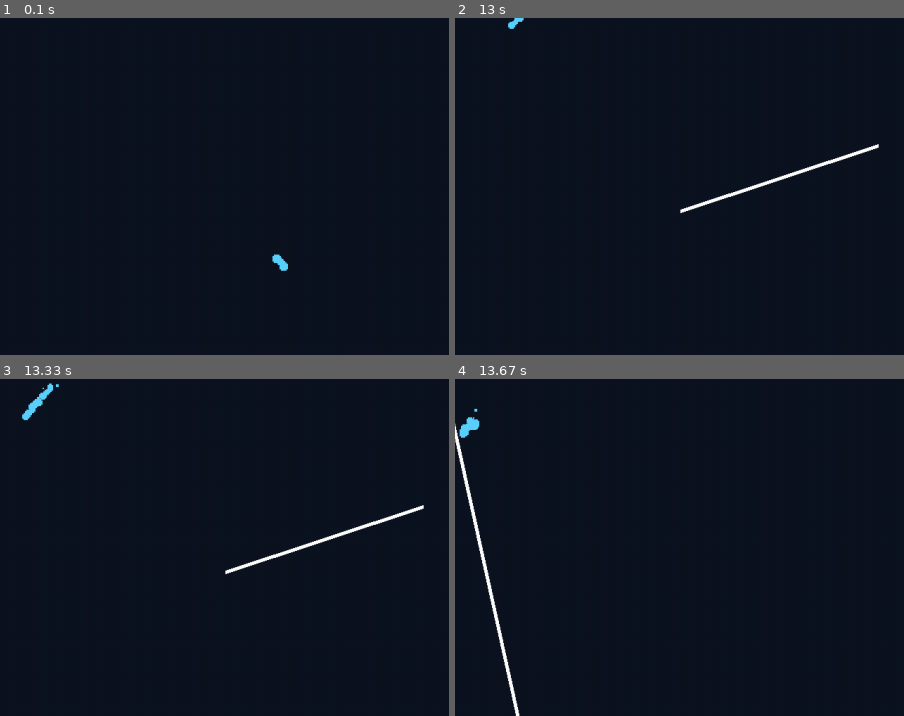
Above: before the commit, frames 1-4 (two rows, left to right).
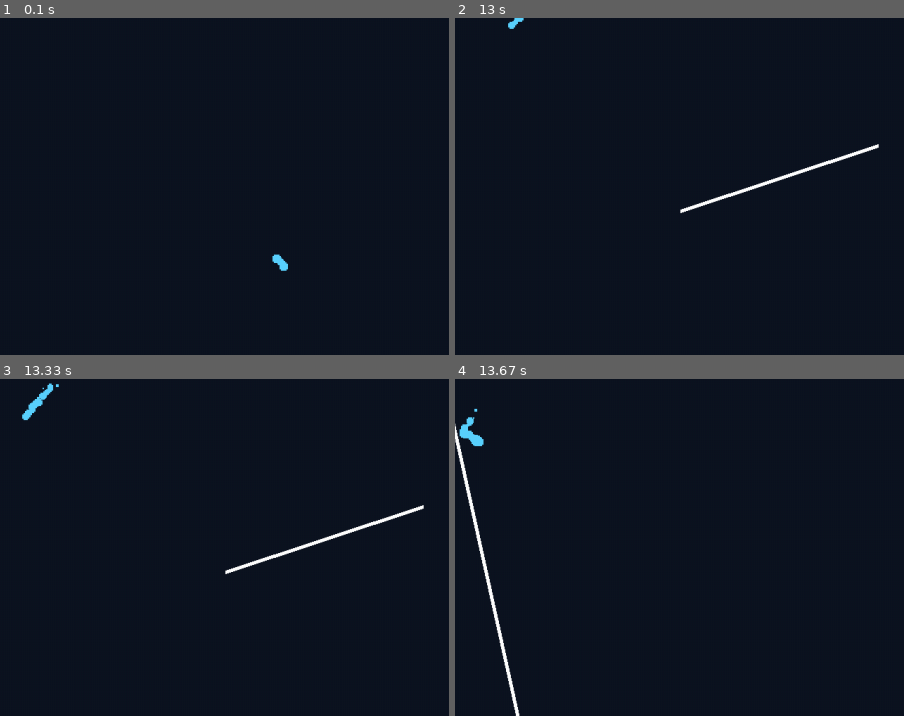
Above: after the commit, the same moments.

Repository: 400cs/CSproject-pygame
Game: pygame game, started from redirection.py
Same seed, same stepped clock (60 frames per second), same inputs: the game is played once before the commit and once after it.
Inputs (mouse positions are % of the whole screen's width and height, from its top left):
- Up to frame 1 (0.1 s): no input
- Up to frame 2 (13 s): click (50, 50) at 0.38 s; click (54, 62) at 0.72 s; click (16, 74) at 1.05 s; click (16, 81) at 1.38 s; click (22, 36) at 1.72 s; click (42, 44) at 2.05 s; click (86, 62) at 2.38 s; click (39, 51) at 2.72 s; click (29, 44) at 3.05 s; click (15, 33) at 3.38 s; click (48, 85) at 3.72 s; click (69, 81) at 4.05 s; click (15, 59) at 4.38 s; click (75, 60) at 4.72 s; click (80, 24) at 5.05 s; click (65, 28) at 5.38 s; click (44, 30) at 5.72 s; click (70, 44) at 6.05 s; click (68, 55) at 6.38 s; click (53, 72) at 6.72 s; click (53, 59) at 7.05 s; click (36, 64) at 7.38 s; click (83, 40) at 7.72 s; click (30, 37) at 8.05 s; click (29, 82) at 8.38 s; click (31, 47) at 8.72 s; click (63, 62) at 9.05 s; click (50, 39) at 9.38 s; click (73, 34) at 9.72 s; click (21, 61) at 10.05 s; click (43, 41) at 10.38 s; click (86, 52) at 10.72 s; click (35, 22) at 11.05 s; click (13, 25) at 11.38 s; click (77, 58) at 11.72 s; click (73, 50) at 12.05 s; click (66, 33) at 12.38 s; click (44, 43) at 12.72 s
- Up to frame 3 (13.33 s): click (18, 16) at 13.05 s
- Up to frame 4 (13.67 s): click (29, 82) at 13.38 s
The pictures show only the part of the screen within x 19-69%, y 14-64%; the shares and areas given below are measured in that part.

Frames 1-3 are identical in both runs. In frame 4, 0.2% of the frame differs, in the area x 1-7%, y 11-21%.

Commit message:
collision trajectory

Diff:
--- /dev/null
+++ b/data/collision.py
@@ -0,0 +1,44 @@
+import numpy as np
+
+def point_line_distance(point, start, end):
+    point = np.array(point)
+    start = np.array(start)
+    end = np.array(end)
+
+    # Vector from start to point and start to end
+    line_vec = end - start
+    point_vec = point - start
+
+    # Calculate the projection scalar of point_vec onto line_vec
+    line_len = np.linalg.norm(line_vec)
+    line_unitvec = line_vec / line_len
+    proj_length = np.dot(point_vec, line_unitvec)
+
+    # Check if the projection length is within the line segment
+    if proj_length < 0:
+        # Before start point
+        closest_point = start
+    elif proj_length > line_len:
+        # After end point
+        closest_point = end
+    else:
+        # Projection point on the line
+        closest_point = start + proj_length * line_unitvec
+
+    # Distance from the point to the closest point on the line segment
+    return np.linalg.norm(point - closest_point)
+
+def calculate_normal(start, end):
+    """Calculate a normal vector to the line defined by start and end points."""
+    line_vec = np.array(end) - np.array(start)
+    normal_vec = np.array([-line_vec[1], line_vec[0]])
+    norm = np.linalg.norm(normal_vec)
+    if norm == 0:
+        return normal_vec  # Avoid division by zero
+    return normal_vec / norm
+
+def reflect(velocity, normal):
+    """Reflect a velocity vector off a normal vector."""
+    velocity = np.array(velocity)
+    normal = np.array(normal)
+    return velocity - 2 * np.dot(velocity, normal) * normal
--- a/redirection.py
+++ b/redirection.py
@@ -1,37 +1,6 @@
 import pygame, sys, random
 import data.entities as e
-import data.text as text
-import numpy as np
-
-def point_line_distance(point, start, end):
-    """Calculate the minimum distance between a point and a line segment."""
-    # Convert points to numpy arrays for vector operations
-    point = np.array(point)
-    start = np.array(start)
-    end = np.array(end)
-
-    # Vector from start to point and start to end
-    line_vec = end - start
-    point_vec = point - start
-
-    # Calculate the projection scalar of point_vec onto line_vec
-    line_len = np.linalg.norm(line_vec)
-    line_unitvec = line_vec / line_len
-    proj_length = np.dot(point_vec, line_unitvec)
-
-    # Check if the projection length is within the line segment
-    if proj_length < 0:
-        # Before start point
-        closest_point = start
-    elif proj_length > line_len:
-        # After end point
-        closest_point = end
-    else:
-        # Projection point on the line
-        closest_point = start + proj_length * line_unitvec
-
-    # Distance from the point to the closest point on the line segment
-    return np.linalg.norm(point - closest_point)
+import data.collision as collision
 
 pygame.init()
 
@@ -82,7 +51,9 @@
     screen.fill(bg_color)
     particles.append(e.particle(player_pos, 'p', [random.randint(0, 20) / 40 - 0.25, random.randint(0, 10) / 15 - 1], 0.2, random.randint(0, 30) / 10, player_color))
 
-    text_surface = font.render("Score: " + str(game_score), False, 'White')
+    if not end_game:
+        text_surface = font.render("Score: " + str(game_score), False, 'White')
+
     current_time = pygame.time.get_ticks()
     game_score = (current_time - start_time) // 1000
 
@@ -116,12 +87,13 @@
             buttondown = not buttondown
 
     if current_line:
+        normal = collision.calculate_normal(current_line[0], current_line[1])
         pygame.draw.line(screen, (255, 255, 255), current_line[0], current_line[1], 5)
-        distance = point_line_distance(player_pos, current_line[0], current_line[1])
+        distance = collision.point_line_distance(player_pos, current_line[0], current_line[1])
         if distance <= player_radius:
-            print("Collision detected!")
-            # Handle collision here (stop movement, bounce, etc.)
-            ball_speedx, ball_speedy = -ball_speedx, -ball_speedy  # Example: simple bounce
+            ball_velocity = [ball_speedx, ball_speedy]
+            reflected_velocity = collision.reflect(ball_velocity, normal)
+            ball_speedx, ball_speedy = reflected_velocity[0], reflected_velocity[1]
 
     if buttondown:
         pygame.draw.line(screen, (90, 140, 170), last_point, [mx, my])
